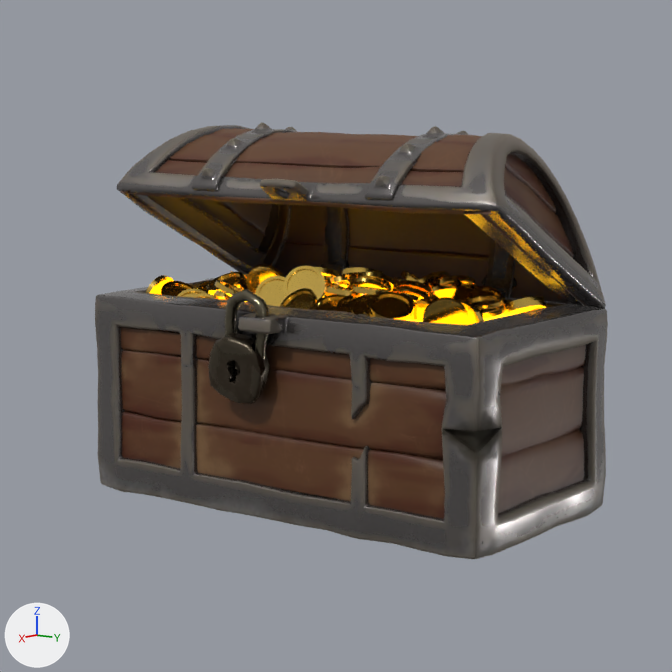
A saved change to the Blender file blend/chest.blend.
Both versions are drawn from the file's camera 'Camera'. The lights are fixed; the arrows at lower left show +X, +Y and +Z. The picture after the commit comes second.

The older version as bpy lines, for what is in view:
```python
ob_chest_base = bpy.data.objects.new('Chest_Base', me_chest_base)
ob_chest_base.location = (0.0, 0.0, 0.0)
ob_chest_lid = bpy.data.objects.new('Chest_Lid', me_chest_lid)
ob_chest_lid.location = (-0.225, 0.0, 0.395)
ob_chest_lid.rotation_euler = (0.0, -0.489, 0.0)  # degrees (0, -28, 0)
ob_emission = bpy.data.objects.new('emission', me_plane_005)
ob_emission.parent = ob_chest_base
ob_emission.location = (-0.00165, 0.0, 0.395)
ob_wooden_treasure_chest_003 = bpy.data.objects.new('Wooden Treasure Chest.003', me_plane_003)
ob_wooden_treasure_chest_003.parent = ob_chest_base
ob_wooden_treasure_chest_003.location = (0.26, -0.0524, 0.301)
ob_wooden_treasure_chest_004 = bpy.data.objects.new('Wooden Treasure Chest.004', me_plane_004)
ob_wooden_treasure_chest_004.parent = ob_chest_base
ob_wooden_treasure_chest_004.location = (0.254, -0.0398, 0.376)
# also in view: 'coin.014' at (0.001, -0.004, 0.408)
```
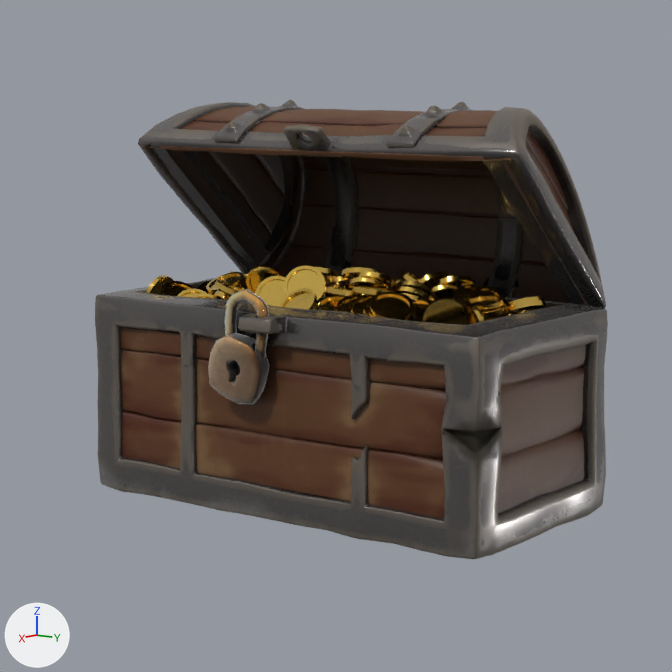
Pixel boxes (x1, y1, x2, y2) of what changed, in the pictures (672 x 672 px):
'Chest_Lid', turned
    before: (117, 123, 606, 308)
    after: (138, 100, 606, 308)
'Wooden Treasure Chest.003', recoloured (black to brown)
    both: (208, 333, 269, 404)
'Wooden Treasure Chest.004', recoloured (lighter)
    both: (224, 289, 269, 359)
'emission', hidden (mostly hidden)
    before: (211, 285, 519, 322)

Edits to the bpy script that builds the scene:
```text
Add img_bake:
    img_bake = load_image('bake', 'Chest_base_color.png', 1024, 1024, 'sRGB')
Add img_chest_roughness_png:
    img_chest_roughness_png = load_image('Chest_roughness.png', 'Chest_roughness.png', 512, 512, 'sRGB')
Add img_chest_metallic_png:
    img_chest_metallic_png = load_image('Chest_metallic.png', 'Chest_metallic.png', 512, 512, 'Non-Color')
Add img_chest_normal_png:
    img_chest_normal_png = load_image('Chest_normal.png', 'Chest_normal.png', 512, 512, 'Non-Color')
Add mat_chest_bake:
    mat_chest_bake = bpy.data.materials.new('Chest_bake')
    # uses the picture img_bake
    # uses the picture img_chest_metallic_png
    # uses the picture img_chest_normal_png
    # uses the picture img_chest_roughness_png
Change me_plane_003:
    where me_plane_003.from_pydata(...)  # 225 vertices, 212 faces; spans x -0.027..0.0248, y -0.0614..0.0626, z -0.0692..0.0624
    remove me_plane_003.materials.append(mat_chest)
    add me_plane_003.materials.append(mat_chest_bake)
Change me_plane_004:
    where me_plane_004.from_pydata(...)  # 96 vertices, 88 faces; spans x -0.011..0.011, y -0.047..0.055, z -0.09..0.071
    remove me_plane_004.materials.append(mat_chest)
    add me_plane_004.materials.append(mat_chest_bake)
Change ob_chest_lid:
    ob_chest_lid.rotation_euler: (0.0, -0.489, 0.0) -> (0.0, -0.733, 0.0)  # degrees (0, -28, 0) -> degrees (0, -42, 0)
Change ob_emission:
    add ob_emission.hide_render = True
```
